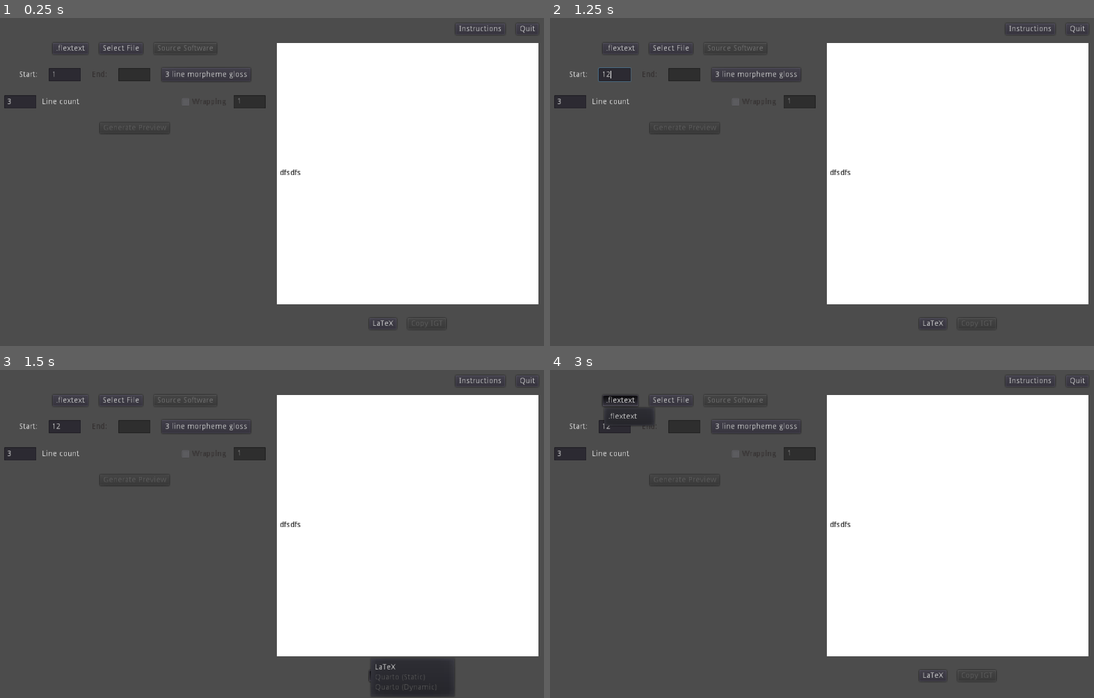
Above: before the commit, frames 1-4 (two rows, left to right).
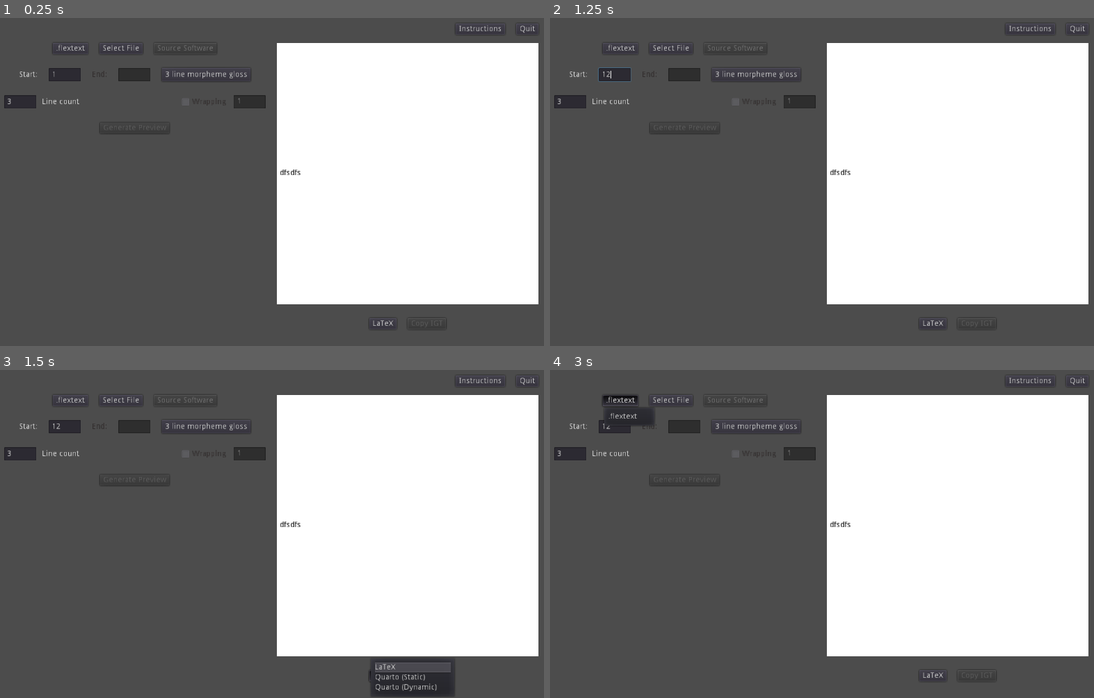
Above: after the commit, the same moments.

Repository: LaurenOopsum/Auto-IGT
Game: Godot game, scene res://scenes/main.tscn
Two runs of this game, one before a commit and one after it. Both use one fixed random seed, a clock stepped at 60 frames per second and the inputs below. The project has no main scene, so this scene is started directly.
Inputs (mouse positions are in pixels of both pictures, inside the frame that each line leads up to):
- Up to frame 1 (0.25 s): no input
- Up to frame 2 (1.25 s): click (615, 73) at 0.52 s; type "12" at 0.6 s
- Up to frame 3 (1.5 s): click "LaTeX" at 1.25 s
- Up to frame 4 (3 s): click "Instructions" at 2 s; click ".flextext" at 2.75 s

Frames 1-2 are identical in both runs. In frame 3, 0.5% of the frame differs, in the area x 68-83%, y 89-98%; in frame 4, nothing differs.

Commit message:
started adding logic for copying. am going to go in and remove all the print() functions before i continute

Diff:
--- a/scenes/main.tscn
+++ b/scenes/main.tscn
@@ -13,6 +13,7 @@
 [ext_resource path="res://scripts/main_scene/instructions_dialog.gd" type="Script" id=11]
 [ext_resource path="res://scripts/main_scene/quit.gd" type="Script" id=12]
 [ext_resource path="res://scripts/main_scene/start_num.gd" type="Script" id=13]
+[ext_resource path="res://scripts/main_scene/markup_copy.gd" type="Script" id=14]
 
 [sub_resource type="StyleBoxEmpty" id=5]
 
@@ -279,7 +280,8 @@
 size_flags_horizontal = 4
 text = "LaTeX"
 flat = false
-items = [ "LaTeX", null, 0, false, false, 0, 0, null, "", false, "Quarto (Static)", null, 0, false, true, 1, 0, null, "", false, "Quarto (Dynamic)", null, 0, false, true, 2, 0, null, "", false ]
+items = [ "LaTeX", null, 0, false, false, 0, 0, null, "", false, "Quarto (Static)", null, 0, false, false, 1, 0, null, "", false, "Quarto (Dynamic)", null, 0, false, false, 2, 0, null, "", false ]
+script = ExtResource( 14 )
 
 [node name="CopyButton" type="Button" parent="Page/Body/Preview/ClipboardButtons"]
 margin_left = 69.0
@@ -341,5 +343,7 @@
 [connection signal="toggled" from="Page/Body/FileSettings/RowDefinitions/RowCount/Wrapping" to="Page/Body/FileSettings/RowDefinitions/RowCount/WrapLines" method="_on_Wrapping_toggled"]
 [connection signal="text_changed" from="Page/Body/FileSettings/RowDefinitions/RowCount/WrapLines" to="Page/Body/FileSettings/RowDefinitions/RowCount/Wrapping" method="_on_WrapLines_text_changed"]
 [connection signal="pressed" from="Page/Body/FileSettings/GeneratePreview" to="Page/Body/FileSettings/RowDefinitions" method="_on_GeneratePreview_pressed"]
+[connection signal="send_phrase" from="Page/Body/Preview/Whiteboard/PreviewLines" to="Page/Body/Preview/ClipboardButtons/MarkupLang" method="_on_phrase_received"]
+[connection signal="req_phrase" from="Page/Body/Preview/ClipboardButtons/MarkupLang" to="Page/Body/Preview/Whiteboard/PreviewLines" method="_on_phrase_requested"]
 [connection signal="connect_parser" from="FileDialog" to="Page/Body" method="_connect_parser"]
 [connection signal="file_selected" from="FileDialog" to="FileDialog" method="_on_file_selected"]
--- a/scenes/row_def.tscn
+++ b/scenes/row_def.tscn
@@ -22,7 +22,7 @@
 focus_mode = 2
 text = "Level"
 flat = false
-items = [ "Paragraph", null, 0, false, false, 0, 0, null, "", false, "Phrase", null, 0, false, false, 1, 0, null, "", false, "Word", null, 0, false, false, 2, 0, null, "", false, "Morph", null, 0, false, false, 3, 0, null, "", false ]
+items = [ "Paragraph", null, 0, false, true, 0, 0, null, "", false, "Phrase", null, 0, false, false, 1, 0, null, "", false, "Word", null, 0, false, false, 2, 0, null, "", false, "Morph", null, 0, false, false, 3, 0, null, "", false ]
 script = ExtResource( 3 )
 
 [node name="Type" type="MenuButton" parent="."]
--- /dev/null
+++ b/scripts/main_scene/markup_copy.gd
@@ -0,0 +1,47 @@
+extends DropDown
+
+enum MARKUP {LATEX, QUARTO_ST, QUARTO_DY}
+
+signal req_phrase()
+
+var phrase : GlossNode
+
+
+func _ready() :
+	var pop_up := get_popup()
+	if !pop_up.is_connected("id_pressed", self, "_on_option_selected") :
+		pop_up.connect("id_pressed", self, "_on_option_selected")
+	pop_up.set_current_index(0)
+
+
+
+## Sets MenuButton text to the text of the selected option
+func _on_option_selected(idx : int) :
+	var pop_up := get_popup()
+	var id := pop_up.get_item_index(idx)
+	text = pop_up.get_item_text(id)
+	request_phrase()
+
+
+func request_phrase() : emit_signal("req_phrase")
+
+
+func copy_igt() :
+	var pop_up := get_popup()
+	match pop_up.get_current_index() :
+		MARKUP.LATEX : copy_latex()
+		MARKUP.QUARTO_ST : copy_quarto_static()
+		MARKUP.QUARTO_DY : copy_quarto_dynamic()
+
+
+func copy_latex() : print("copy LaTeX")
+
+func copy_quarto_static() : pass
+
+func copy_quarto_dynamic() : pass
+
+
+func _on_phrase_received(phrase_node : GlossNode) :
+	print("phrase received")
+	phrase = phrase_node
+	copy_igt()
--- a/scripts/main_scene/preview_lines.gd
+++ b/scripts/main_scene/preview_lines.gd
@@ -2,7 +2,7 @@
 
 extends VBoxContainer
 
-#var gloss_grid : GridContainer
+signal send_phrase(phrase_node)
 
 var phrase : GlossNode
 var words_array := []
@@ -14,6 +14,7 @@
 	if V.end : print("Multiple phrases not yet supported")
 	else :
 		for template in rows_data : print_preview_row(template)
+	_on_phrase_requested()
 
 
 ## Sets the active phrase to gloss
@@ -24,6 +25,7 @@
 				phrase = node
 				phrase.clear_grids()
 		else : grab_phrase(item)
+
 
 ## Displays each row of the gloss on screen
 ## Only does phrase, word, and morph level right now
@@ -119,10 +121,14 @@
 
 		for morph in morphs_labels :
 			word.grid.add_child(morph)
-	print(m_grids)
+#	print(m_grids)
 
 
 	m_grids = phrase.grid._adjust_row_length(m_grids)
 
 	for grid in m_grids :
 		if !grid.is_inside_tree() : phrase.grid.add_child(grid)
+
+
+func _on_phrase_requested():
+	emit_signal("send_phrase", phrase)
Not shown: 1 places in scenes/main.tscn that only renumber resources
